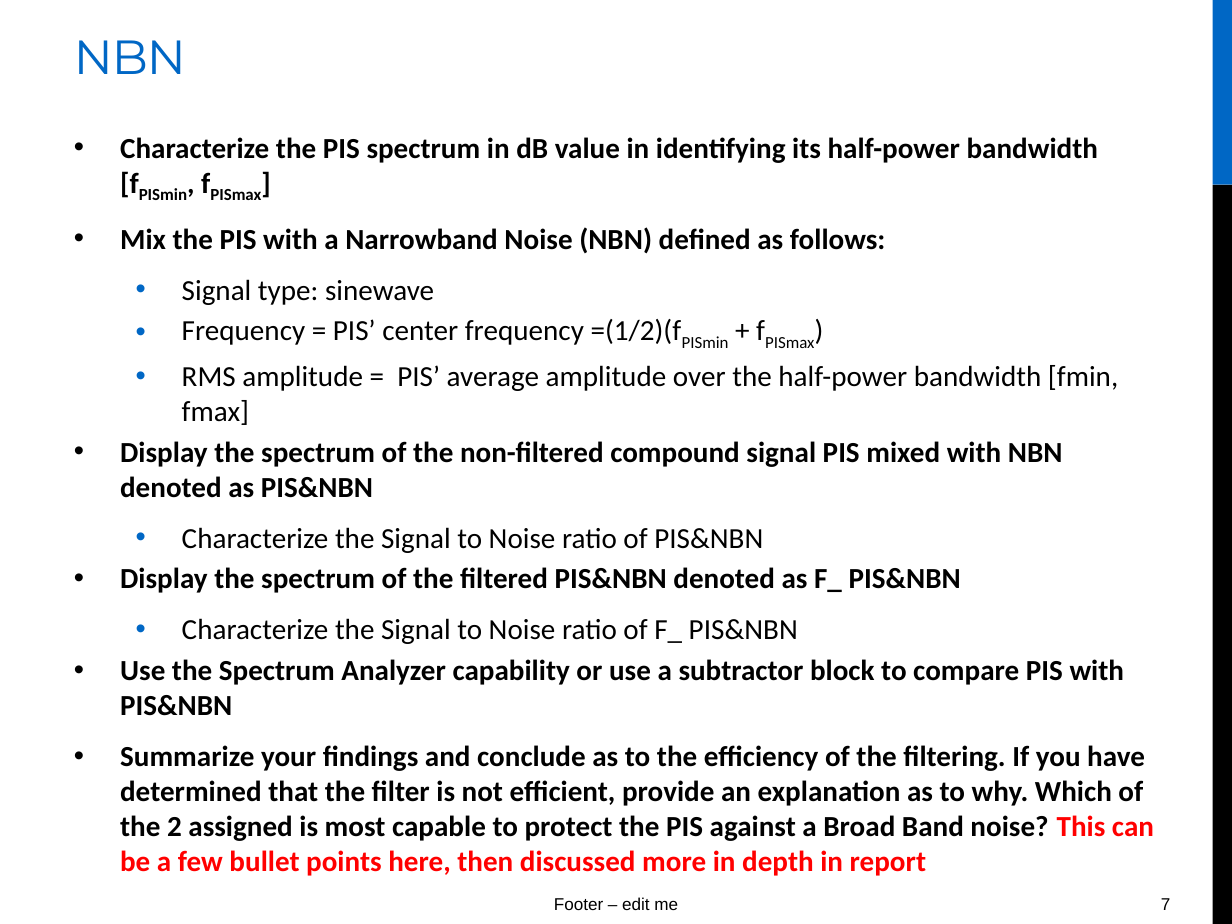
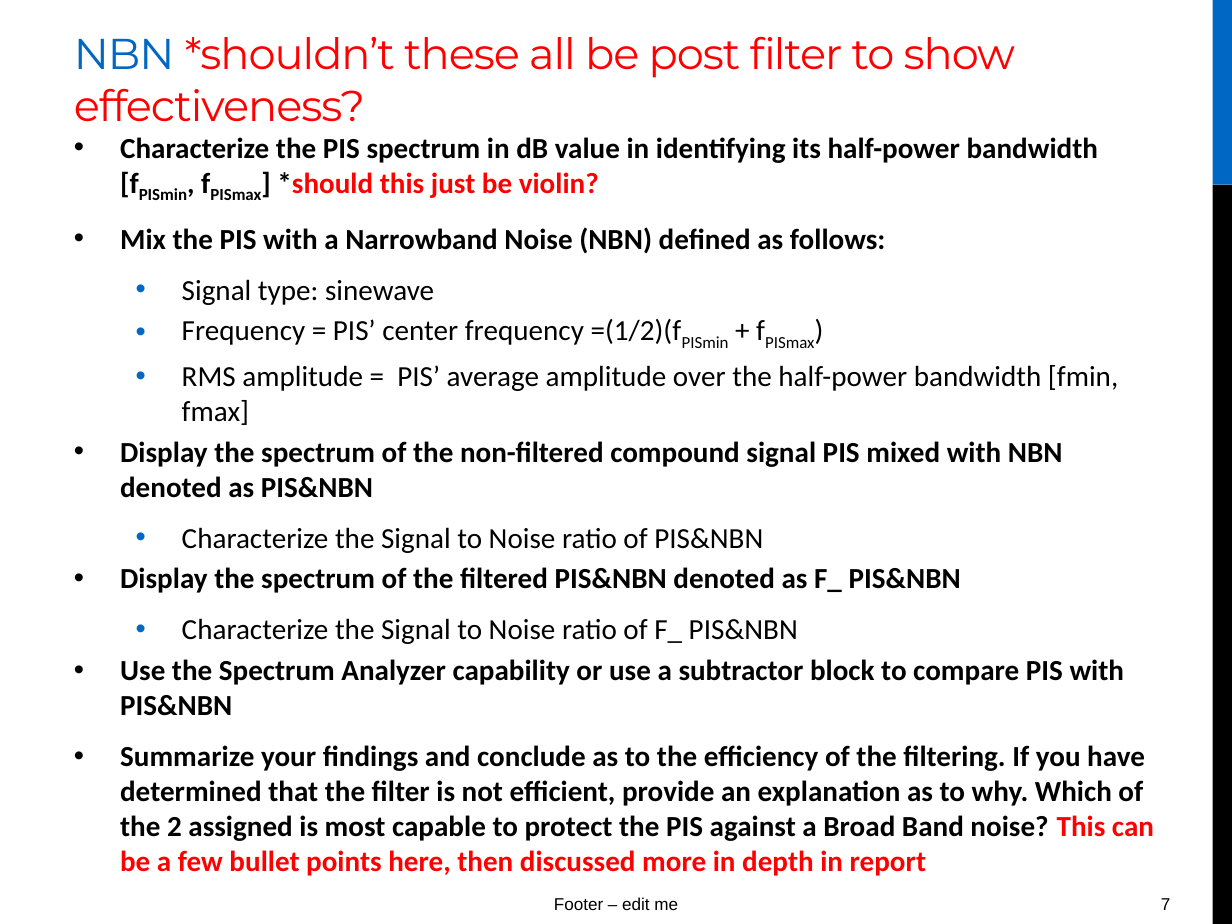
Before and after one commit to ChadwickyN/DSP_Project, a slide deck: slide 7 of FINAl_PRESENTATION.pptx. Drawn at 1232x924 pixels with LibreOffice and Linux fonts; fonts in the diff are those of the drawing. Boxes give left, top, right and bottom in pixels: in the first picture for what was removed or moved away, otherwise in the second. Text is boxed around its words. In the diff, an @@ line names an element or a change of style, - is before the commit and + after.

```diff
--- a/FINAl_PRESENTATION.pptx
+++ b/FINAl_PRESENTATION.pptx
@@ title at <box>74,36,1016,78</box>: text changed; size 28 to 25.2 pt; text colour #0067C5 to #FF0000 @@
-NBN
+NBN *shouldn’t these all be post filter to show effectiveness?
@@ text at <box>120,137,1098,198</box>: text changed @@
-• Characterize the PIS spectrum in dB value in identifying its half-power bandwidth [fPISmin, fPISmax]
+• Characterize the PIS spectrum in dB value in identifying its half-power bandwidth [fPISmin, fPISmax] *should this just be violin?
```
Also in this commit, not shown: 2 slides added.
